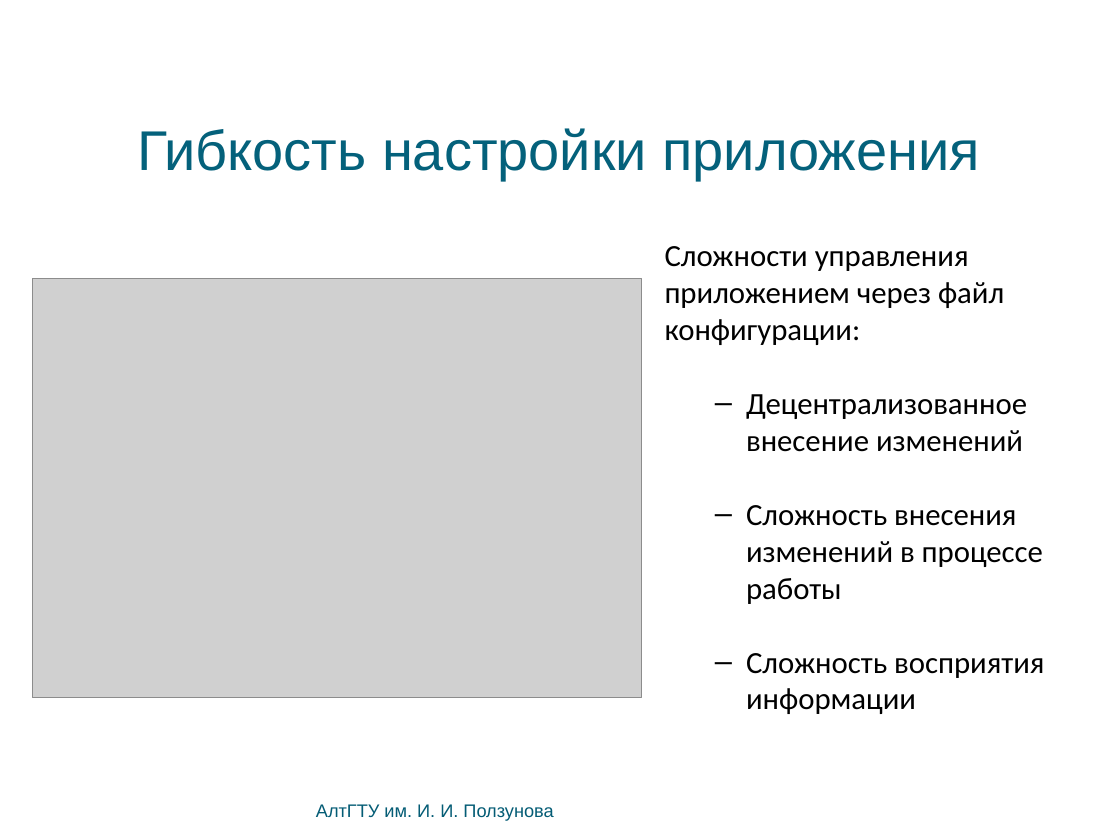
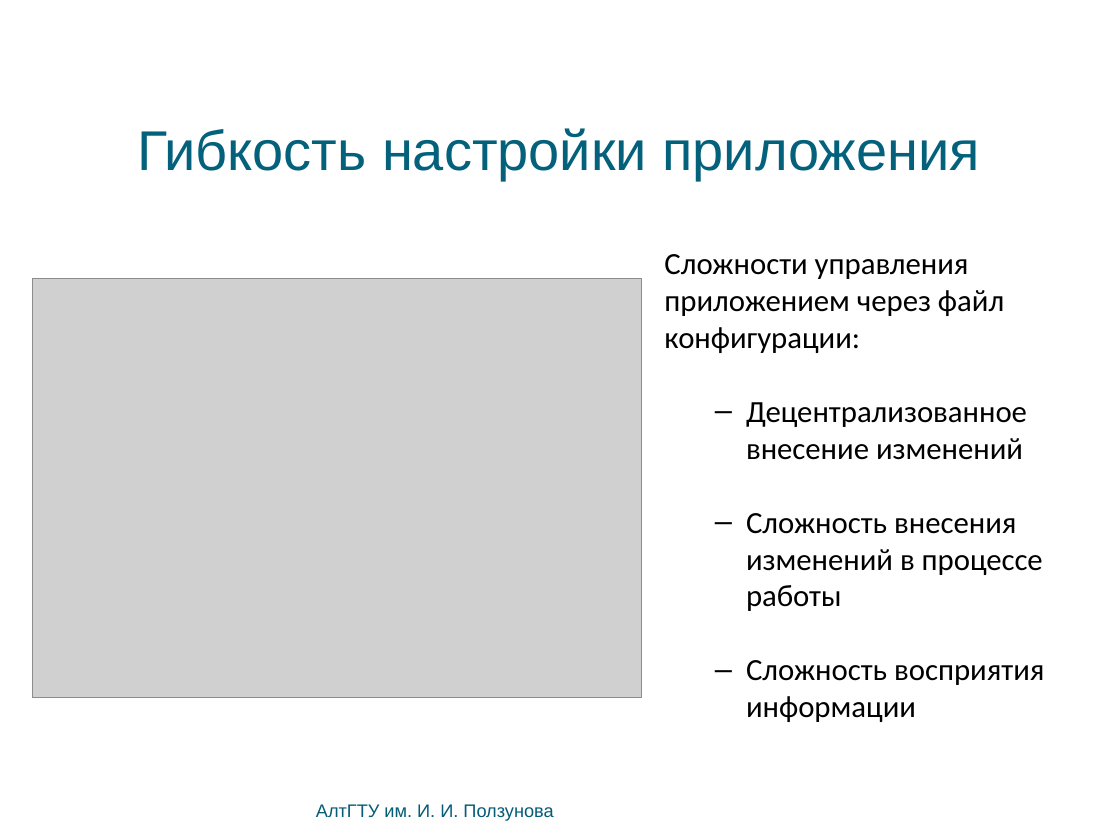
Before and after one commit to bluerain/snoopy, a slide deck: slide 3 of diploma/trunk/ppt/starovoitov.ppt. Drawn at 1120x840 pixels with LibreOffice and Linux fonts; fonts in the diff are those of the drawing; grey boxes stand for pictures; background and template pictures are left out. Boxes give left, top, right and bottom in pixels: in the first picture for what was removed or moved away, otherwise in the second. Text is boxed around its words. In the diff, an @@ line names an element or a change of style, - is before the commit and + after.

```diff
--- a/diploma/trunk/ppt/starovoitov.ppt
+++ b/diploma/trunk/ppt/starovoitov.ppt
@@ text "Сложности управления приложением через файл ...": place and size @@
-text "Сложности управления приложением через файл ..." at box(665, 246, 1044, 714)
+text "Сложности управления приложением через файл ..." at box(664, 254, 1044, 722)
```
Also in this commit, not shown: 4 other slides changed, 2 other files.
